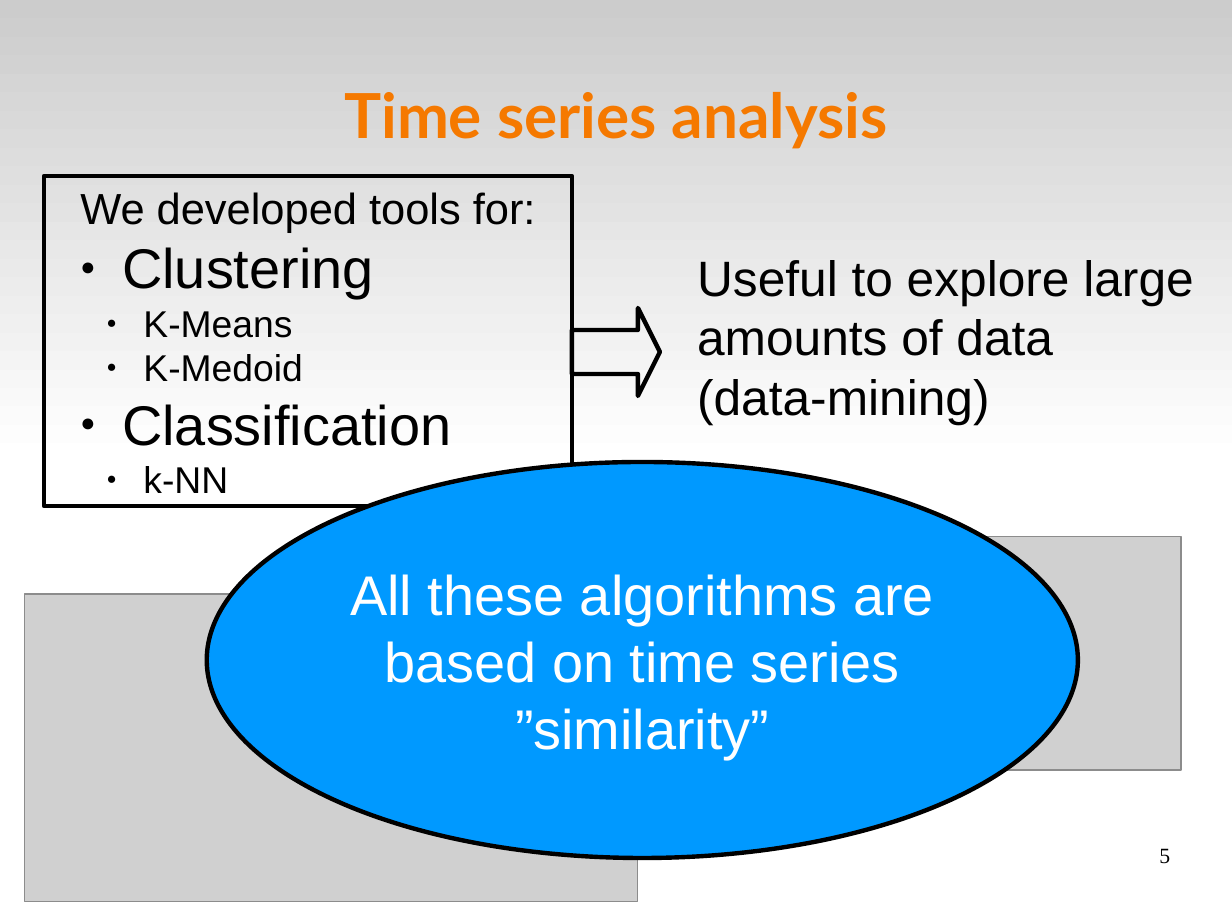
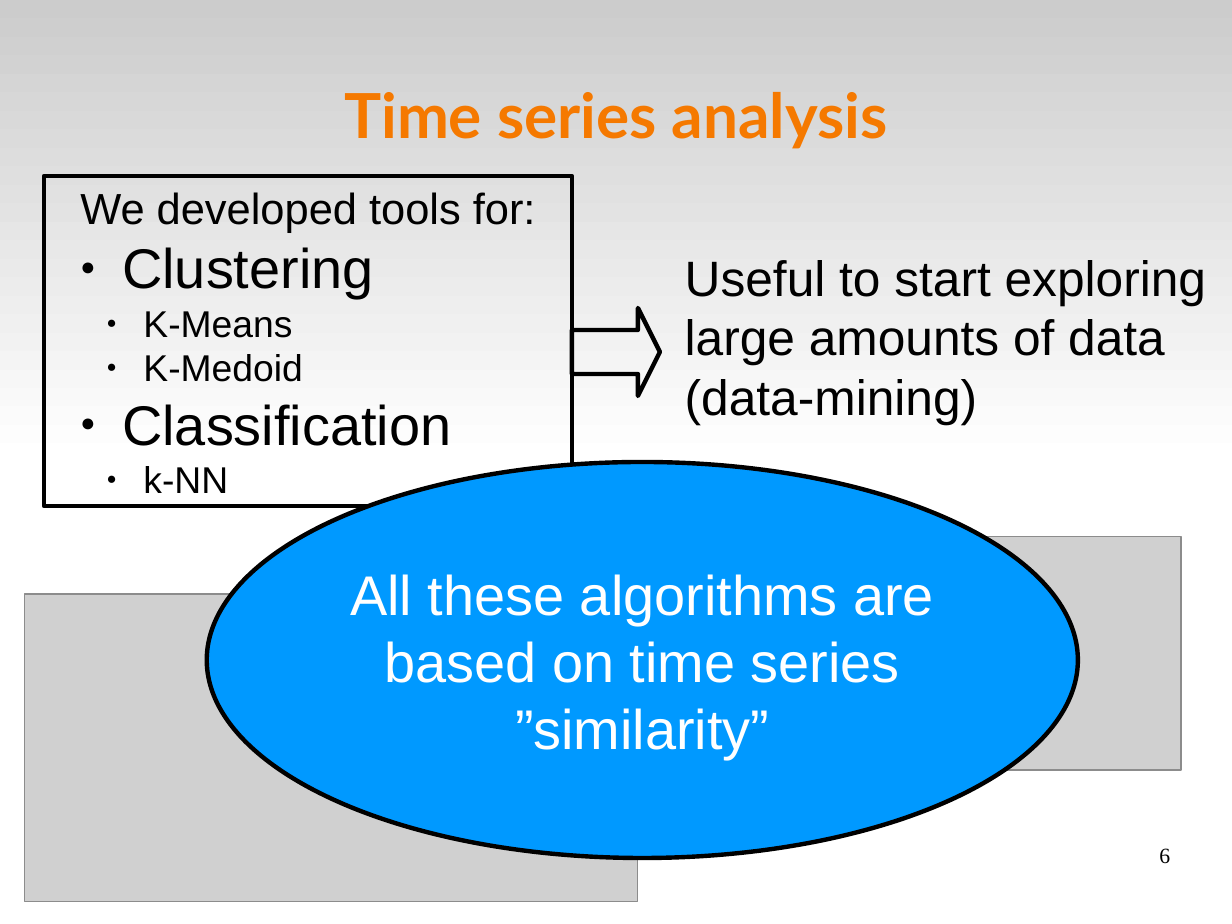
Before and after one commit to volpino/docs-EURAC, a slide deck: slide 6 of presentazione_svizzera.odp (slide 5 before the commit). Drawn at 1232x924 pixels with LibreOffice and Linux fonts; fonts in the diff are those of the drawing; grey boxes stand for pictures. Boxes give left, top, right and bottom in pixels: in the first picture for what was removed or moved away, otherwise in the second. Text is boxed around its words. In the diff, an @@ line names an element or a change of style, - is before the commit and + after.

```diff
--- a/presentazione_svizzera.odp
+++ b/presentazione_svizzera.odp
@@ text "Useful to start exploring large ...": place and size @@
-text "Useful to start exploring large ..." at bbox=[697, 260, 1193, 424]
+text "Useful to start exploring large ..." at bbox=[685, 260, 1207, 424]
@@ text at bbox=[685, 260, 1207, 365]: text changed @@
-Useful to explore large amounts of data
+Useful to start exploring large amounts of data
@@ page number at bbox=[1159, 848, 1170, 864]: text changed @@
-5
+6
```
Also in this commit, not shown: 8 other slides changed, 1 other file.
